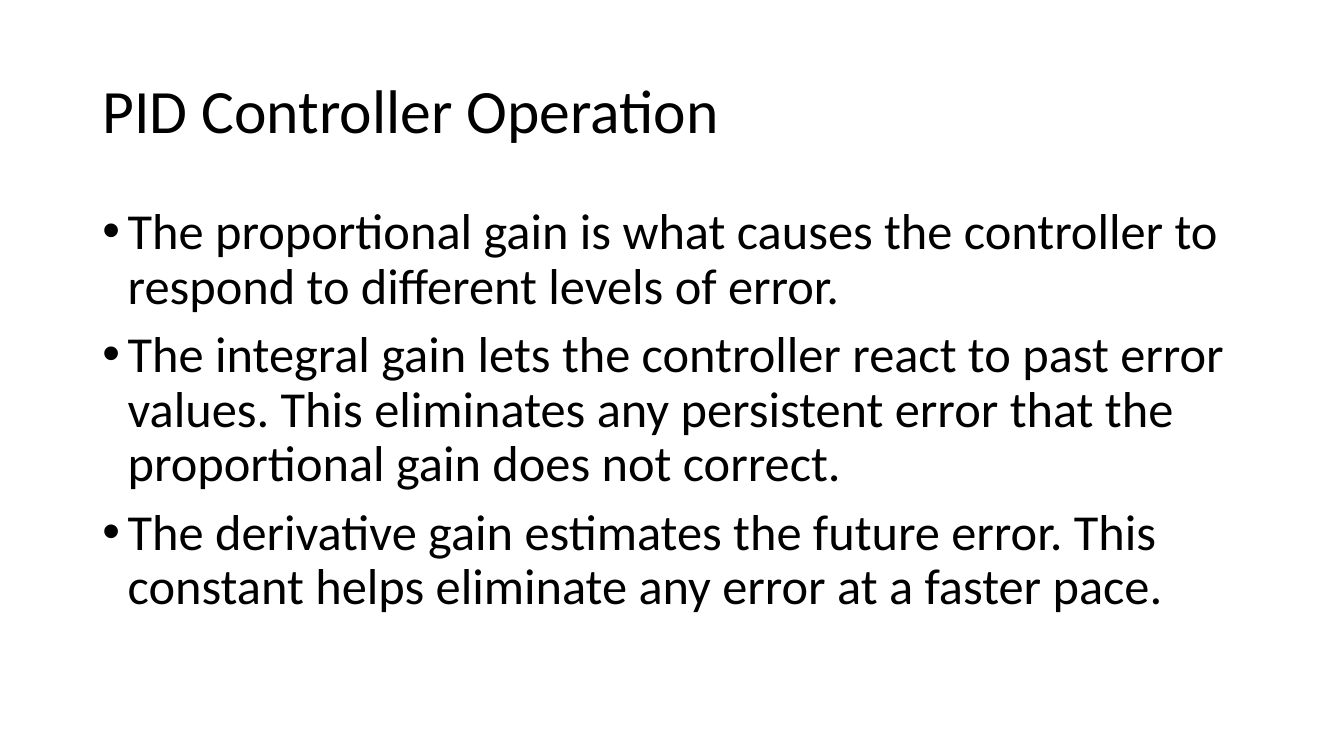
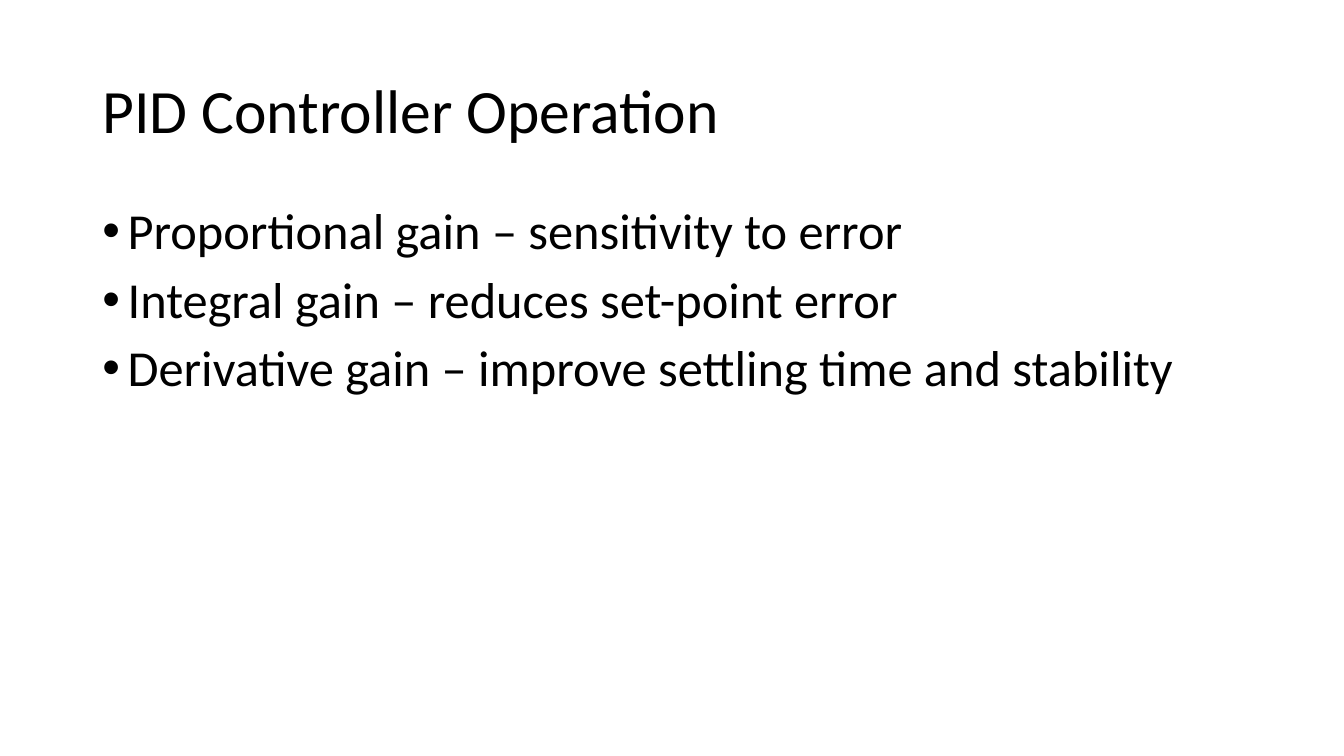
Before and after one commit to jdriscoll7/ELEC_3050, a slide deck: slide 5 of presentation/Final Projection Presentation.pptx. Drawn at 1344x756 pixels with LibreOffice and Linux fonts; fonts in the diff are those of the drawing. Boxes give left, top, right and bottom in pixels: in the first picture for what was removed or moved away, otherwise in the second. Text is boxed around its words. In the diff, an @@ line names an element or a change of style, - is before the commit and + after.

```diff
--- a/presentation/Final Projection Presentation.pptx
+++ b/presentation/Final Projection Presentation.pptx
@@ text at [128,214,1172,395]: text changed @@
-• The proportional gain is what causes the controller to respond to different levels of error.
-• The integral gain lets the controller react to past error values. This eliminates any persistent error that the proportional gain does not correct.
-• The derivative gain estimates the future error. This constant helps eliminate any error at a faster pace.
+• Proportional gain – sensitivity to error
+• Integral gain – reduces set-point error
+• Derivative gain – improve settling time and stability
```
Also in this commit, not shown: 2 other slides changed, 2 slides added, 1 slide removed.
